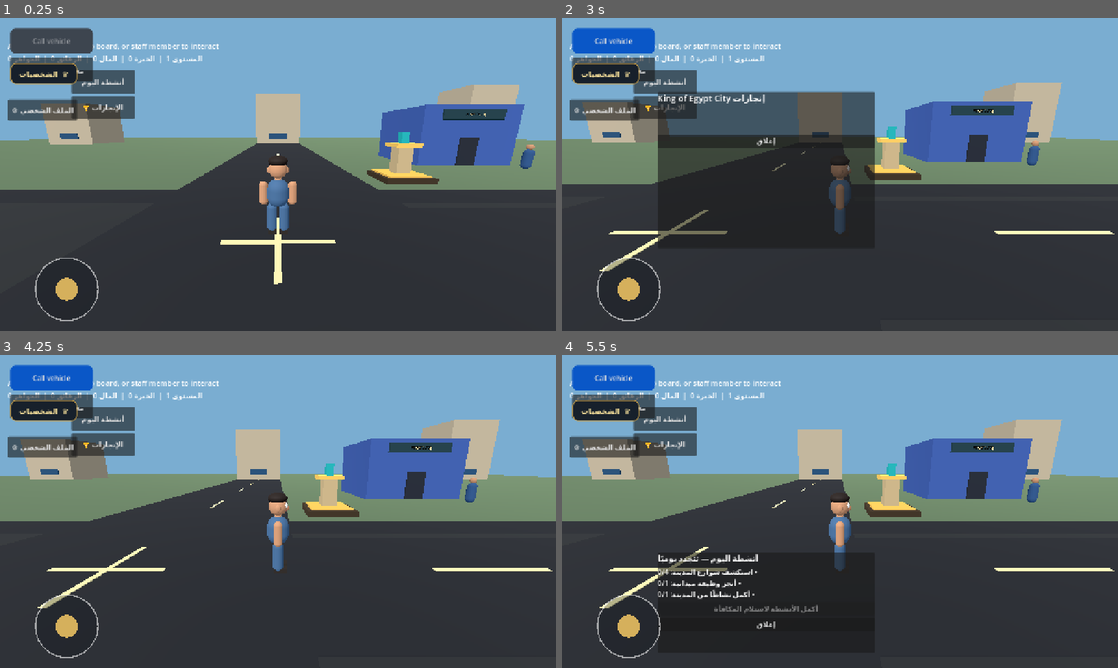
Above: before the commit, frames 1-4 (two rows, left to right).
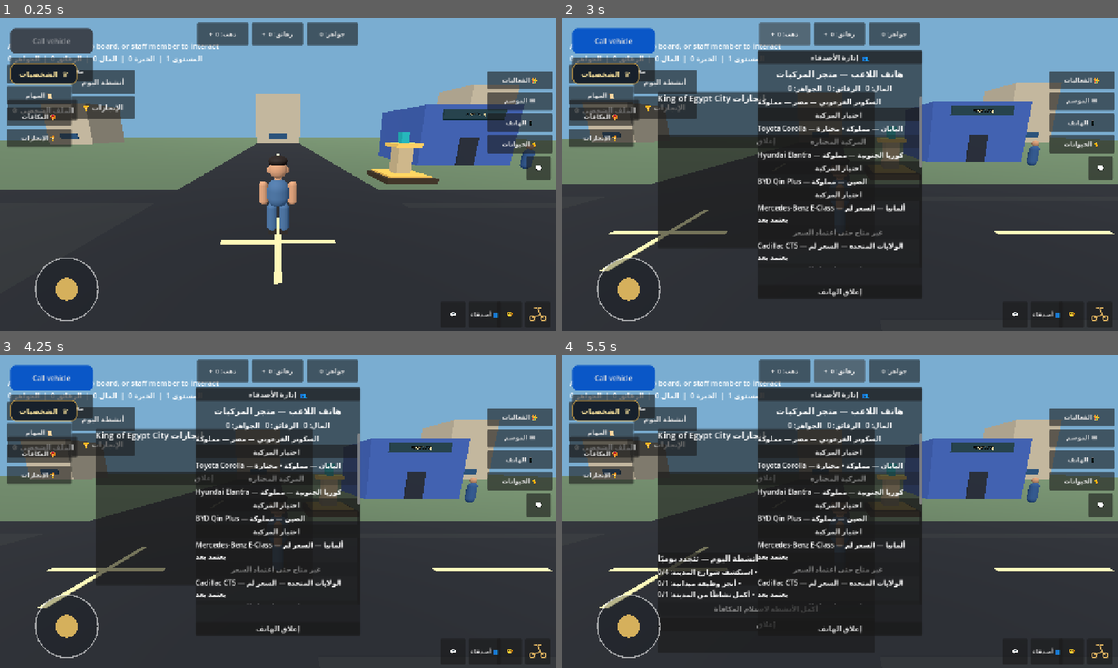
Above: after the commit, the same moments.

Repository: gamalalaraby1988-dotcom/King-Egypt-
Game: Godot game, scene res://scenes/main.tscn
The game is run twice, just before and just after one commit, with the same random seed, the same clock (stepped at 60 frames per second) and the same inputs.
Inputs (mouse positions are in pixels of both pictures, inside the frame that each line leads up to):
- Up to frame 1 (0.25 s): no input
- Up to frame 2 (3 s): tap Enter at 0.5 s; move the mouse to (962, 158) at 0.52 s; hold D (move_right) 0.53-1.25 s; hold Shift (sprint) 0.53-1.25 s; click (962, 158) at 0.67 s; drag from (728, 190) to (812, 237) at 1.27 s; click "الإنجازات 🏆" at 2 s; click (784, 33) at 2.75 s, where only the run after the commit has a clickable "ذهب: 0 +"
- Up to frame 3 (4.25 s): click "إغلاق" at 3.5 s
- Up to frame 4 (5.5 s): click "أنشطة اليوم" at 4.25 s; click (840, 370) at 5 s, where only the run after the commit has a clickable "رقائق: 0 +"

The runs differ from the first frame. In frame 1, 7.3% of the frame differs, in the area x 1-100%, y 1-97%; in frame 2, 19%; in frame 3, 29%, in the area x 1-100%, y 1-99%; in frame 4, 28%.
Error before the commit: Parse Error: Identifier "scooter_icon" not declared in the current scope. (res://scripts/city_hud.gd:390)

Commit message:
Declare scooter icon control used by city HUD

Diff:
--- a/scripts/city_hud.gd
+++ b/scripts/city_hud.gd
@@ -28,6 +28,7 @@
 var party_station_popup: PanelContainer
 var party_station_status: Label
 var emote_sit_button: Button
+var scooter_icon: Control
 var party_station_start_button: Button
 var player_name_label: Label
 var player_level_label: Label
